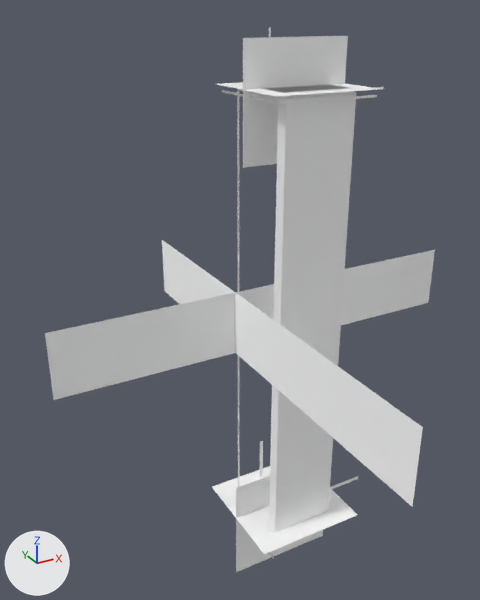
What one commit did to the glTF model support-level-3/assets/models/pillar.gltf.
Camera for both pictures: a camera (50 mm lens) standing at (-2.13, -3.23, 3.4) and looking at (-0.23, 0.23, 1.67). Every picture has the same lights, and +X, +Y and +Z are marked at lower left. The older version comes first. Vertices at exactly the same position are counted once.

In view in the first picture: 'pillar'.
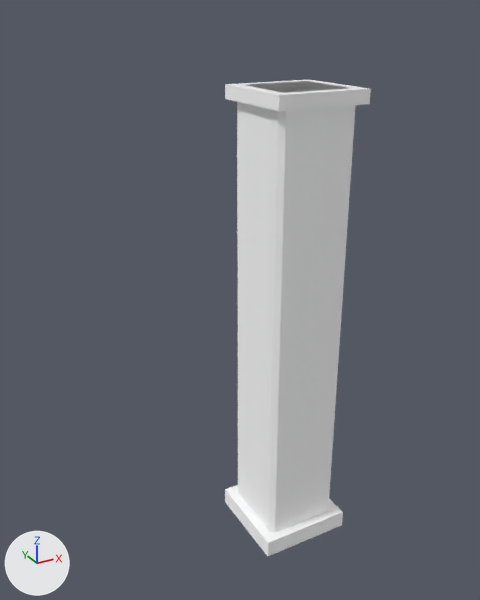
Where the change shows, as pixel boxes [x1, y1, x2, y2] in the pictures (480 x 600 px):
'pillar', reshaped (62% narrower, 12% shorter): before [45, 27, 435, 572]; after [225, 79, 371, 556]
part 1 of me_pillar, added: after [225, 485, 343, 556]
part 2 of me_pillar, added: after [225, 79, 371, 111]
part 3 of me_pillar, deleted: before [45, 27, 435, 572]
part 4 of me_pillar, added: after [237, 102, 278, 531]

The change, as a diff of the scene's bpy script:
```diff
--- a/support-level-3/assets/models/pillar.gltf.py
+++ b/support-level-3/assets/models/pillar.gltf.py
@@ me_pillar @@
 # used by ob_pillar; location = (0.0, 0.0, 0.0)
 # verts and faces of me_pillar; kept vertices keep their numbers, new ones are numbered from 80
 # before: 24 (-0.25, 0.22, 2.97) at pixel (237, 90), 25 (-0.25, -0.22, 2.97) at pixel (278, 99), 26 (-0.25, -0.22, 0.03), 27 (-0.25, 0.22, 0.03), 28 (0.22, 0.25, 0.03)
 # before: 29 (0.22, 0.25, 2.97), 30 (-0.22, 0.25, 2.97), 31 (-0.22, 0.25, 0.03)
-me_pillar.from_pydata(...)  # 80 vertices, 68 faces; spans x -1.47..1.47, y -1.47..1.47, z -0.38..3.3
+me_pillar.from_pydata(...)  # 40 vertices, 68 faces; spans x -0.31..0.31, y -0.31..0.31, z 0.0..3.0
+# me_pillar part 1: a new loose piece, a box spanning x -0.31..0.31, y -0.31..0.31, z 0.0..0.12, in mat_concrete_dark (white #ffffff)
+# me_pillar part 2: a new loose piece, a box spanning x -0.29..0.29, y -0.29..0.29, z 2.92..3.0, in mat_concrete_dark (white #ffffff)
+# me_pillar part 3: 14 loose pieces with 56 vertices, spanning x -1.47..1.47, y -1.47..1.47, z -0.38..3.3, are deleted
+# me_pillar part 4
+faces += [(25, 27, 26), (24, 27, 25), (29, 31, 30), (28, 31, 29)]
 me_pillar.materials.append(mat_concrete_dark)
```
